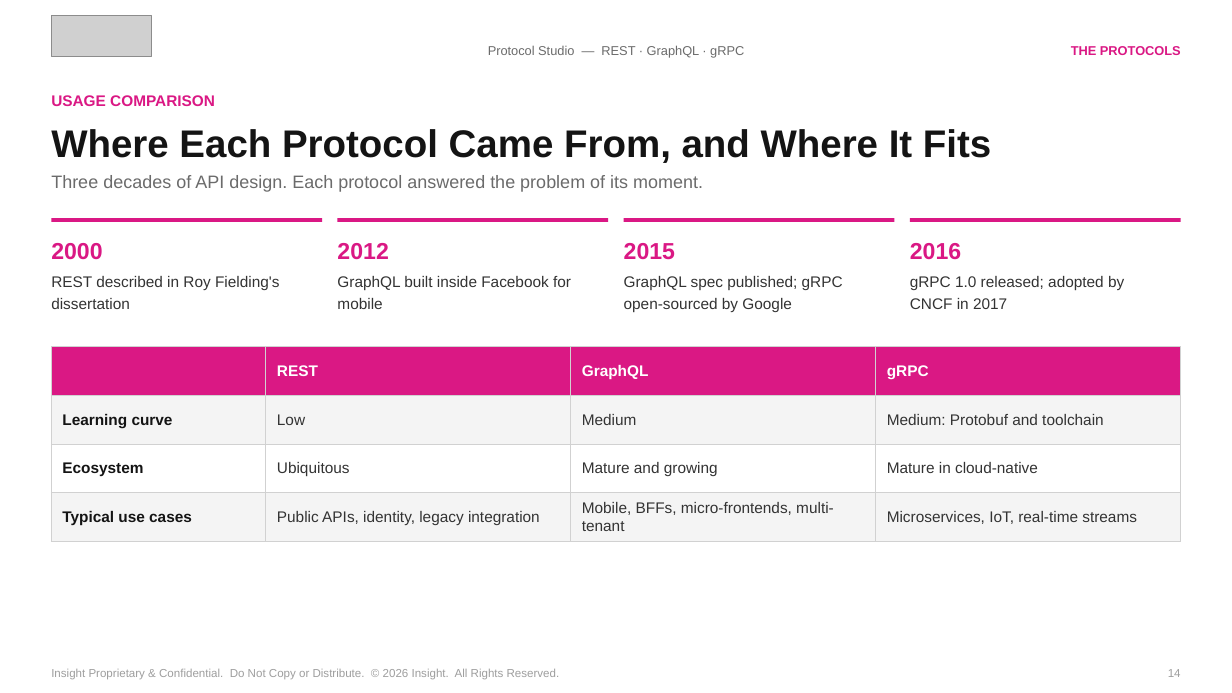
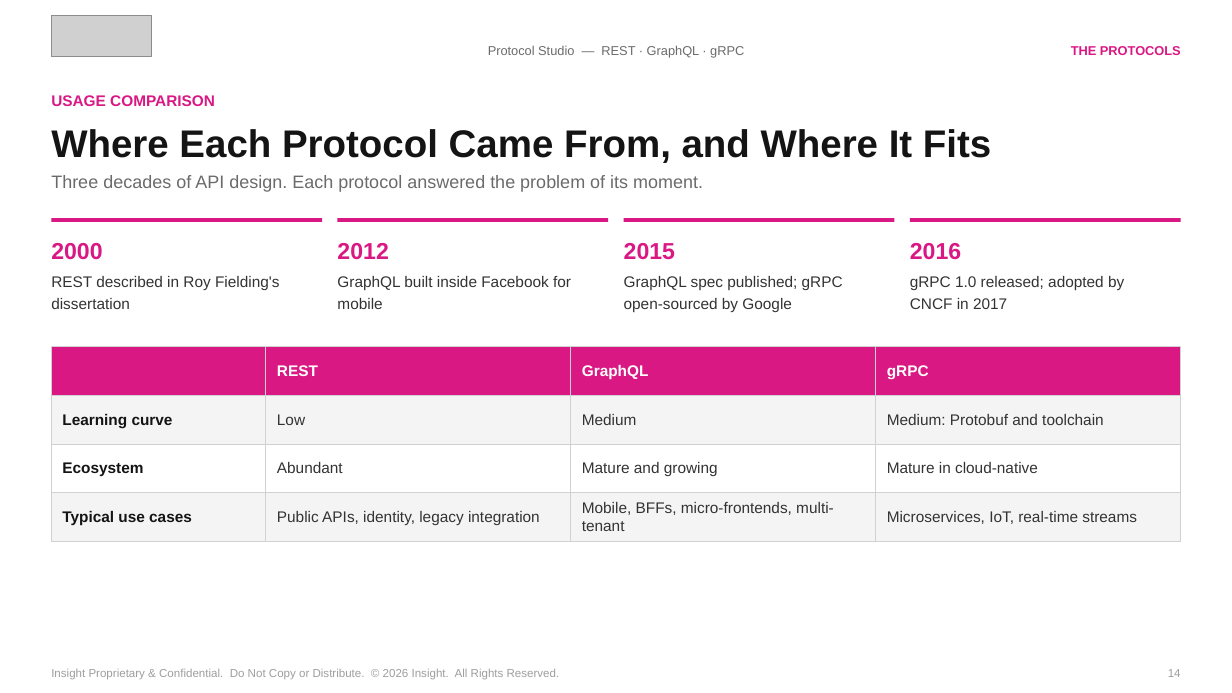
Before and after one commit to spietrek-insight/rest-graphql-grpc-ai-routing, a slide deck: slide 14 of presentation/rest-graphql-grpc-ai-routing-v3.pptx. Drawn at 1232x693 pixels with LibreOffice and Linux fonts; fonts in the diff are those of the drawing; grey boxes stand for pictures. Boxes give left, top, right and bottom in pixels: in the first picture for what was removed or moved away, otherwise in the second. Text is boxed around its words. In the diff, an @@ line names an element or a change of style, - is before the commit and + after.

```diff
--- a/presentation/rest-graphql-grpc-ai-routing-v3.pptx
+++ b/presentation/rest-graphql-grpc-ai-routing-v3.pptx
@@ table at <box>52,347,1181,542</box> @@
-row 3, column 2: Ubiquitous
+row 3, column 2: Abundant
```
Also in this commit, not shown: 1 other slide changed, 8 other files.
